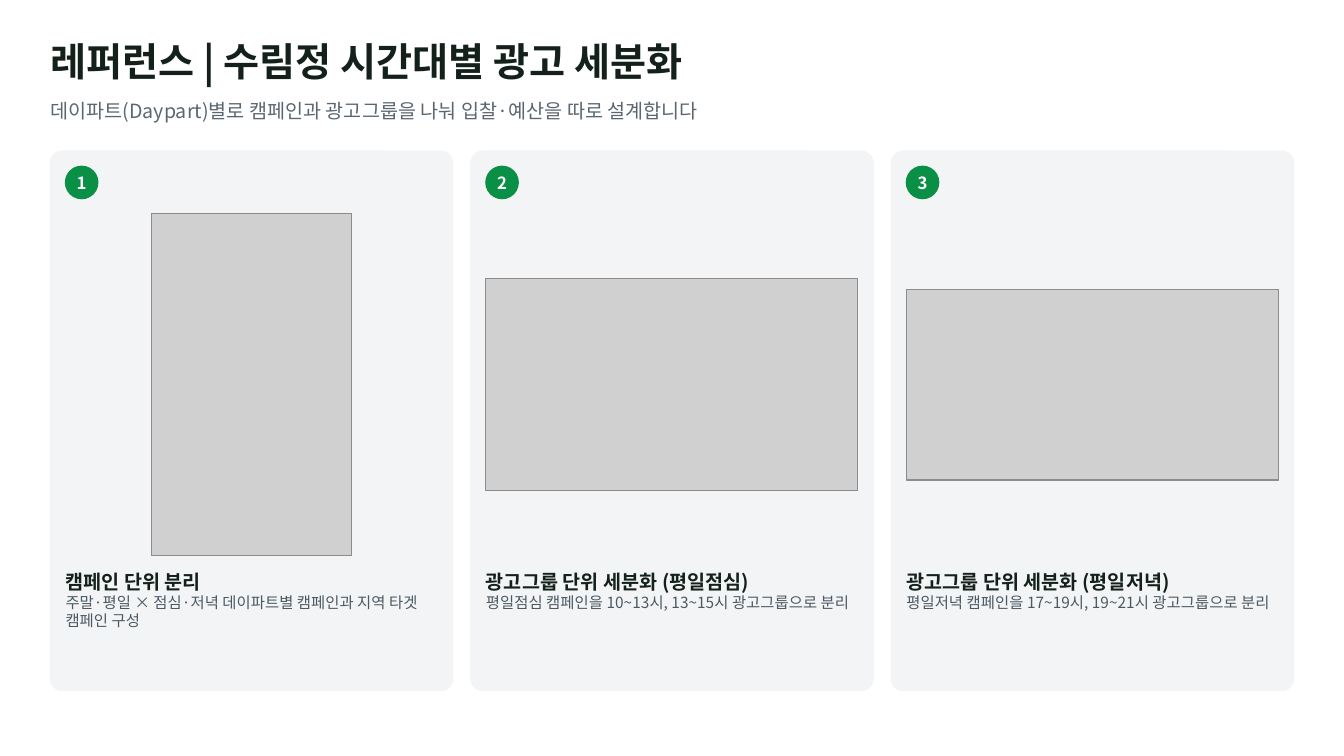
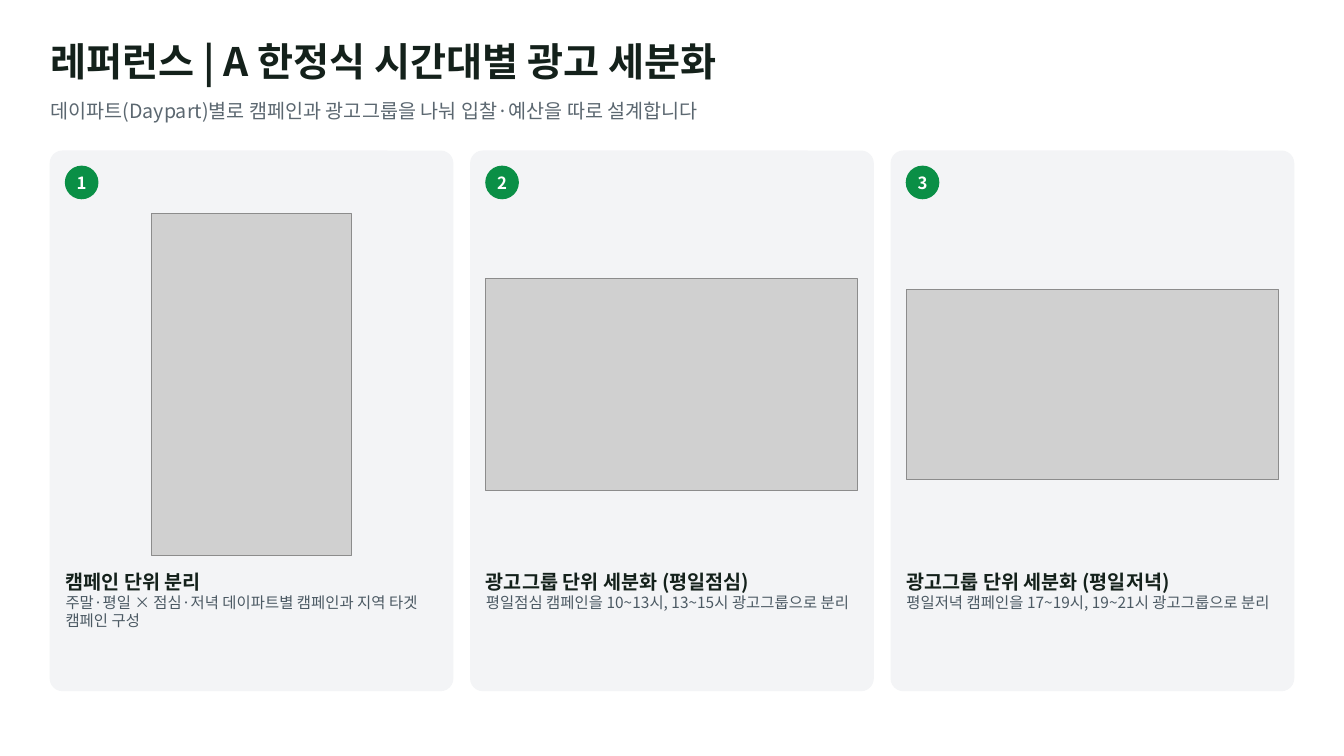
Before and after one commit to alfk0615/placeon, a slide deck: slide 5 of out/company_reference_proposal.pptx. Drawn at 1344x756 pixels with LibreOffice and Linux fonts; fonts in the diff are those of the drawing; grey boxes stand for pictures. Boxes give left, top, right and bottom in pixels: in the first picture for what was removed or moved away, otherwise in the second. Text is boxed around its words. In the diff, an @@ line names an element or a change of style, - is before the commit and + after.

```diff
--- a/out/company_reference_proposal.pptx
+++ b/out/company_reference_proposal.pptx
@@ text at (50, 43, 717, 80): text changed @@
-레퍼런스 | 수림정 시간대별 광고 세분화
+레퍼런스 | A 한정식 시간대별 광고 세분화
```
Also in this commit, not shown: 14 other slides changed.
